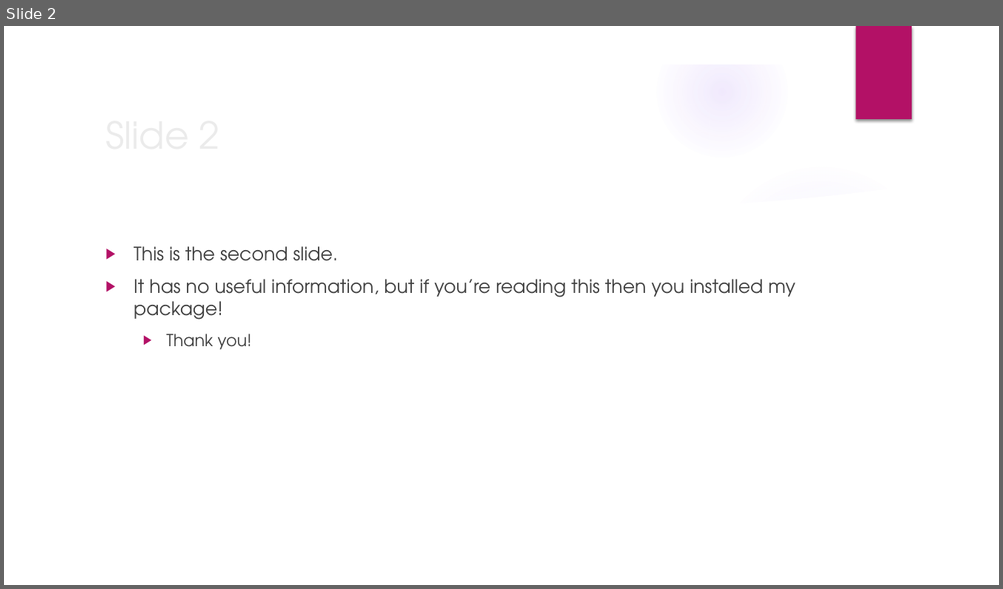
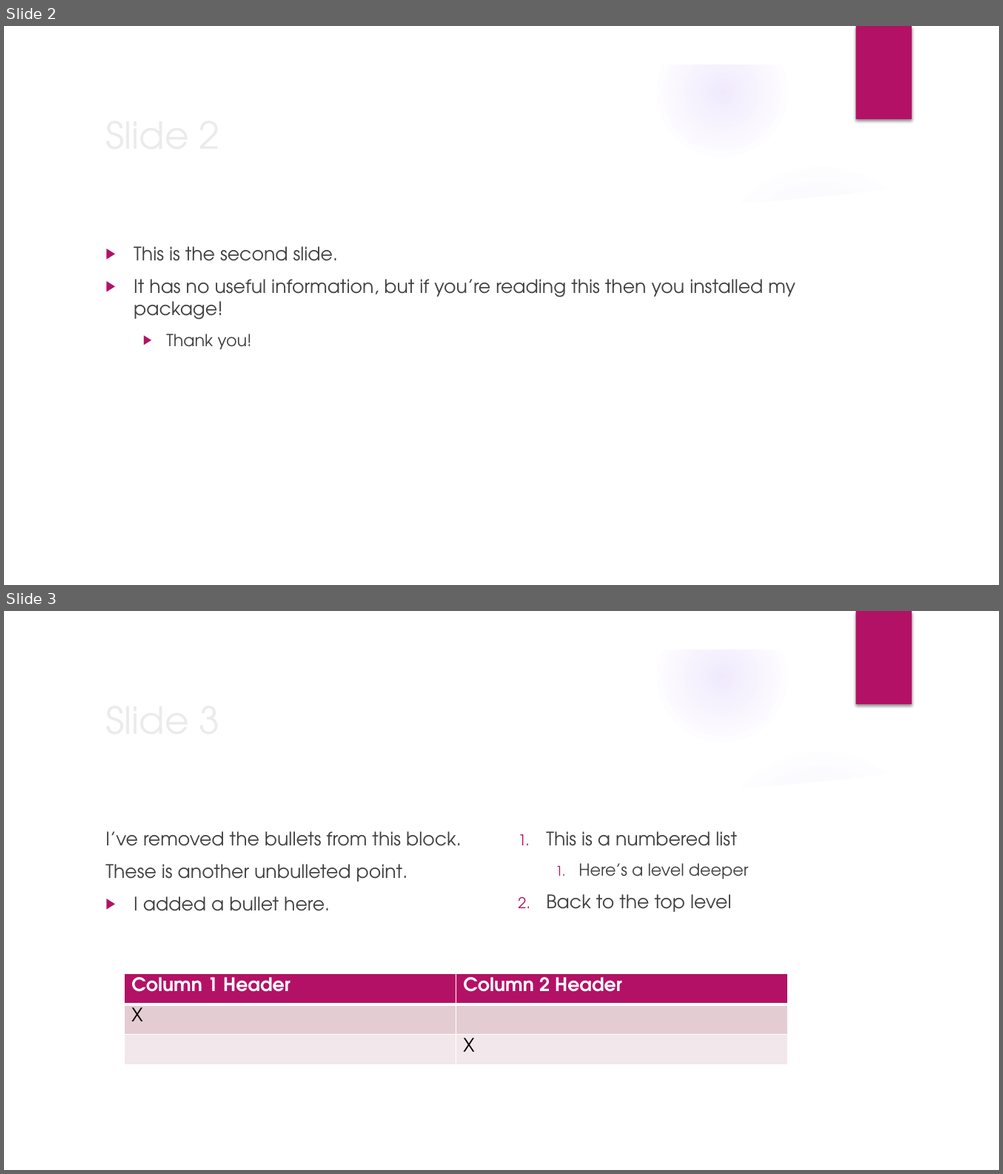
Before and after one commit to bmewing/readOffice, a slide deck: inst/extdata/example.pptx. Shown one above the other, each under a label of ours: slide 2 before the commit, slides 2 and 3 after it. The pictures are 1003x589 and 1003x1174 pixels, drawn with LibreOffice and Linux fonts; fonts in the diff are those of the drawing; background and template pictures are left out. Boxes give left, top, right and bottom in pixels: in the first picture for what was removed or moved away, otherwise in the second. Text is boxed around its words. In the diff, an @@ line names an element or a change of style, - is before the commit and + after.

```diff
--- a/inst/extdata/example.pptx
+++ b/inst/extdata/example.pptx
@@ slide 3 added at bbox=[4, 611, 999, 1170], background picture (left out); not listed: 9 template elements that a slide beside it also shows @@
@@ title added at bbox=[98, 690, 813, 748], 36 pt, text #EBEBEB @@
+Slide 3
@@ text added at bbox=[105, 832, 461, 911], 18 pt, text #404040 @@
+I’ve removed the bullets from this block.
+These is another unbulleted point.
+▶ I added a bullet here.
@@ text added at bbox=[546, 832, 748, 912], 18 pt, text #404040 @@
+1. This is a numbered list
+  1. Here’s a level deeper
+2. Back to the top level
@@ table added at bbox=[124, 974, 787, 1065], 3 rows, 2 columns @@
+Column 1 Header | Column 2 Header
+X | 
+ | X
```
Also in this commit, not shown: 6 other files.
